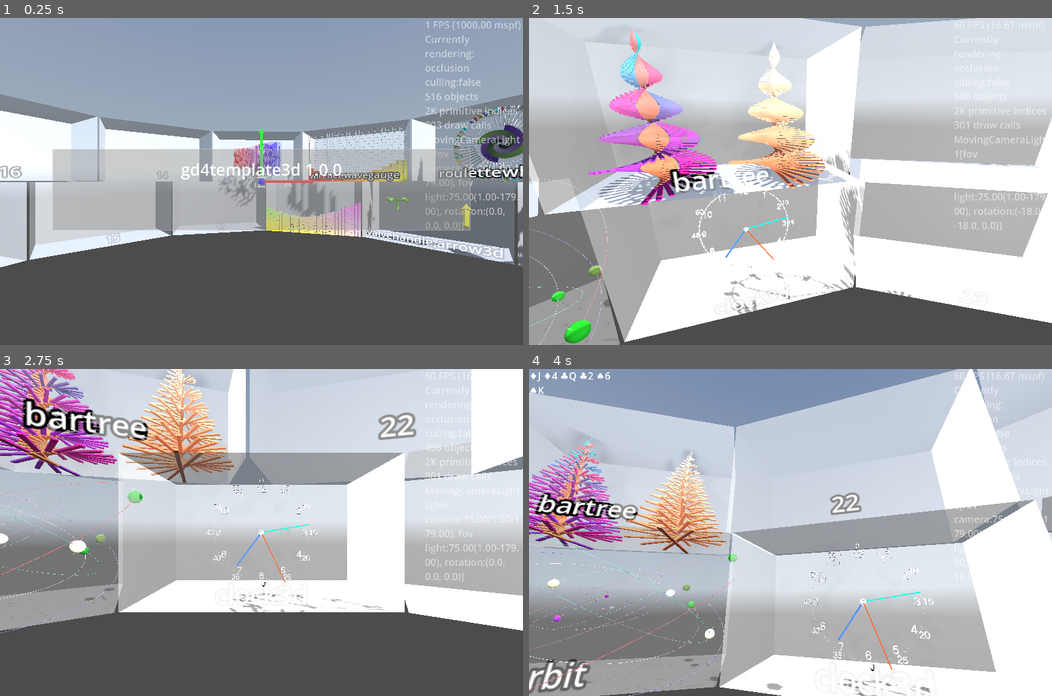
Above: before the commit, frames 1-4 (two rows, left to right).
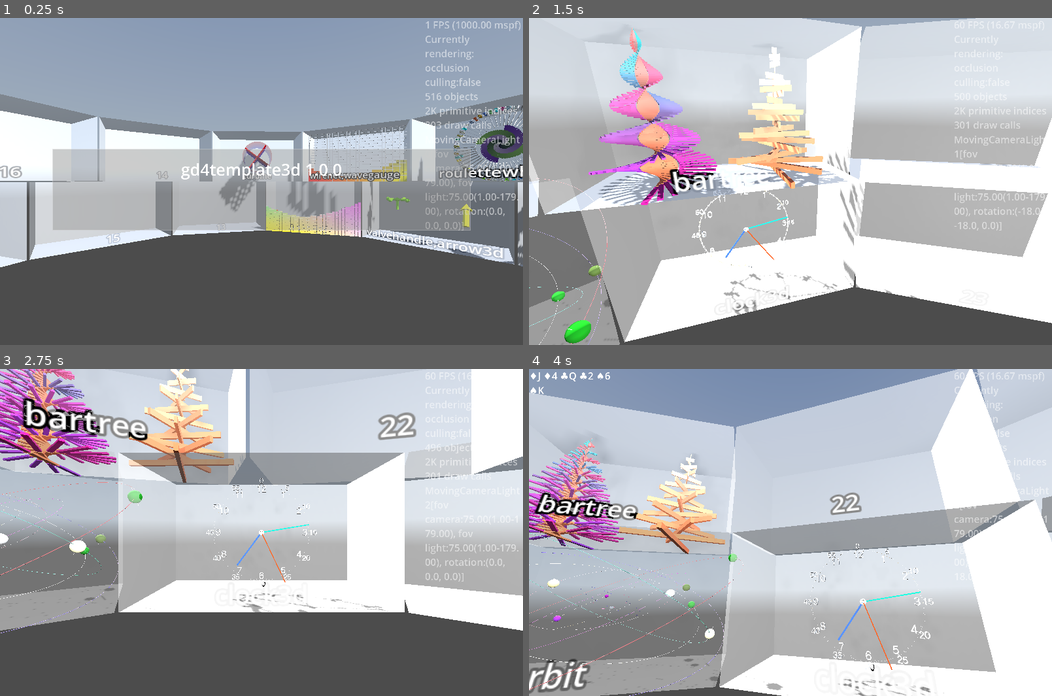
Above: after the commit, the same moments.

Repository: kasworld/gd4template3d
Game: Godot game, scene res://main.tscn
Same seed, same stepped clock (60 frames per second), same inputs: the game is played once before the commit and once after it. A sky picture missing from this copy of the repository is replaced by a grey-blue gradient.
Inputs (mouse positions are in pixels of both pictures, inside the frame that each line leads up to):
- Up to frame 1 (0.25 s): no input
- Up to frame 2 (1.5 s): tap Enter at 0.5 s; move the mouse to (905, 165) at 0.52 s; hold Right 0.53-1.28 s; tap Q at 0.6 s; click (905, 165) at 0.67 s; move the mouse to (685, 197) at 1.27 s; hold Down from 1.28 s (still down); tap E at 1.35 s
- Up to frame 3 (2.75 s): move the mouse to (313, 460) at 2.02 s; release Down at 2.03 s; hold Right from 2.03 s (still down); tap Enter at 2.1 s
- Up to frame 4 (4 s): move the mouse to (764, 597) at 2.77 s; release Right at 2.78 s; hold Up 2.78-3.53 s; tap Q at 2.85 s; click (764, 597) at 2.92 s; move the mouse to (947, 581) at 3.52 s; hold Left from 3.53 s (still down); tap E at 3.6 s

The runs differ from the first frame. In frame 1, 1.1% of the frame differs, in the area x 41-61%, y 33-60%; in frame 2, 4.0%; in frame 3, 5.5%, in the area x 0-59%, y 0-81%; in frame 4, 4.3%.

Commit message:
WIP update Turbine

Diff:
--- a/main.gd
+++ b/main.gd
@@ -67,7 +67,7 @@
 	$OmniLight3D.position = Vector3(0,0,WorldSize.length())
 	$OmniLight3D.omni_range = WorldSize.length()*2
 	$MovingCameraLightAround.set_center_pos_far( Vector3.ZERO, Vector3(0, 0, WorldSize.z), WorldSize.length()*3)
-	$AxisArrow3D.set_colors().set_size(WorldSize.length()/10)
+	$AxisArrow3D.set_colors().set_size(WorldSize.length()/20)
 
 	glass_cabinet_demo()
 	bartree_demo(glass_cabinet_list[0], "bartree")
@@ -107,24 +107,26 @@
 		gc.set_label_text("%d" % i).show_label(true)
 		glass_cabinet_list.append(gc)
 
-var turbine_list :Array
+var turbine :Turbine
 func turbine_demo(glasscabinet :GlassCabinet, labeltext :String = "") -> void:
 	if labeltext != "":
 		glasscabinet.set_label_text(labeltext)
-	var r:= WorldSize.z / 3
-	for i in range(-20,21):
-		var co := Color( Color.RED.lerp(Color.BLUE, float(i+20)/40.0) , 0.5)
-		var rr := r*(sin(float(i)/30.0*PI)/4 +1.0)
-		var tb :Turbine = preload("res://turbine/turbine.tscn").instantiate().init(rr,1,4,co)
-		tb.position = Vector3(i *2.2,0,0)
-		tb.rotation.y = PI/2
-		glasscabinet.add_child(tb)
-		turbine_list.append(tb)
+	turbine = preload("res://turbine/turbine.tscn").instantiate(
+		).init(40,WorldSize.z / 3, 2, 4, Color.BLUE, Color.RED)
+	glasscabinet.add_child(turbine)
+	#var r:= WorldSize.z / 3
+	#for i in range(-20,21):
+		#var co := Color( Color.RED.lerp(Color.BLUE, float(i+20)/40.0) , 0.5)
+		#var rr := r*(sin(float(i)/30.0*PI)/4 +1.0)
+		#var tb :Turbine = preload("res://turbine/turbine.tscn").instantiate().init(rr,1,4,co)
+		#tb.position = Vector3(i *2.2,0,0)
+		#tb.rotation.y = PI/2
+		#glasscabinet.add_child(tb)
+		#turbine_list.append(tb)
 func turbine_rotate() -> void:
 	var t := Time.get_unix_time_from_system()
 	var rad := fposmod(t , PI*2)
-	for i in turbine_list.size():
-		turbine_list[i].rotation.z = (rad+float(i)/10) / 1
+	turbine.rotation.z = rad
 
 
 var colorlist_dark :Array = NamedColorList.filter_to_colorlist(NamedColorList.make_dark_color_list())
@@ -347,8 +349,8 @@
 	if labeltext != "":
 		glasscabinet.set_label_text(labeltext)
 	var tree_size := Vector3(WorldSize.z/3, WorldSize.y, WorldSize.z / 30)
-	make_tree3(randi_range(1,7), glasscabinet, tree_size, randi_range(10,100), Vector3(-WorldSize.x/4,-WorldSize.y/2,0))
-	make_tree3(randi_range(1,7), glasscabinet, tree_size, randi_range(10,100), Vector3(WorldSize.x/4,-WorldSize.y/2,0))
+	make_tree3(randi_range(1,7), glasscabinet, tree_size, randi_range(20,100), Vector3(-WorldSize.x/4,-WorldSize.y/2,0))
+	make_tree3(randi_range(1,7), glasscabinet, tree_size, randi_range(20,100), Vector3(WorldSize.x/4,-WorldSize.y/2,0))
 func make_tree3(make_flag:int, glasscabinet :GlassCabinet, tree_size :Vector3, bar_count :int, pos :Vector3) -> void:
 	if make_flag & (1<<0) != 0: # add left side
 		make_tree(glasscabinet, tree_size, bar_count, 2.0, pos)
--- a/main.tscn
+++ b/main.tscn
@@ -79,6 +79,7 @@
 one_shot = true
 
 [node name="AxisArrow3D" parent="." instance=ExtResource("5_7mycd")]
+visible = false
 
 [node name="GlassCabinetContainer1" type="Node3D" parent="."]
 
--- a/turbine/turbine.gd
+++ b/turbine/turbine.gd
@@ -1,20 +1,50 @@
 extends Node3D
 class_name Turbine
 
-func init(r :float, w :float, arm :int, co :Color) -> Turbine:
-	날개만들기(r, 0.01, 0.99, w, arm, co)
-	#spoke.rotate_y(PI/2)
+func init(count :int, radius :float, ring_width :float, arm_count :int, co1 :Color, co2 :Color) -> Turbine:
+	var blades :MultiMeshShape = preload("res://multi_mesh_shape/multi_mesh_shape.tscn").instantiate()
 
-	$Reel.mesh.material.albedo_color = co
-	$Reel.mesh.inner_radius = r*0.99
-	$Reel.mesh.outer_radius = r
-	$Reel.scale = Vector3(1,8,1)
-	#$Reel.mesh.top_radius = r
-	#$Reel.mesh.bottom_radius = $Reel.mesh.top_radius
-	#$Reel.mesh.height = w
-	#$Reel.mesh.radial_segments = 64
-	$Reel.rotate_x(PI/2)
+	var rings_out:= make_rings(count,radius,ring_width, false)
+	var rings_in:= make_rings(count,radius,ring_width, true)
+	var blade_mesh := BoxMesh.new()
+	blade_mesh.size = Vector3(radius, ring_width/10, ring_width )
+	blades.init_with_alpha(blade_mesh, count*arm_count)
+	add_child(blades)
+	for i in count:
+		var rate := float(i)/float(count-1)
+		var co := co1.lerp(co2, rate)
+		rings_out.set_inst_color(i,co)
+		rings_in.set_inst_color(i,co)
+		var ring_pos := Vector3(0,0,-count*ring_width/2 + i*ring_width)
+		rings_out.set_inst_position(i,ring_pos)
+		rings_out.set_inst_rotation(i, Vector3.RIGHT, PI/2)
+		rings_in.set_inst_position(i,ring_pos)
+		rings_in.set_inst_rotation(i, Vector3.RIGHT, PI/2)
+
+		var cell각도 := 2.0*PI / arm_count
+		for j in arm_count:
+			var rad := cell각도 *j + cell각도/2
+			blades.set_inst_rotation(i*arm_count+j, Vector3.BACK, rad)
+			blades.set_inst_rotation(i*arm_count+j, Vector3.LEFT, PI/10)
+			blades.set_inst_position(i*arm_count+j, Vector3(cos(rad) *radius/2,sin(rad) *radius/2, ring_pos.z) )
+			blades.set_inst_color(i*arm_count+j, co)
+
+
 	return self
+
+func make_rings(count :int, radius :float, ring_width :float, flip_faces :bool) -> MultiMeshShape:
+	var rings :MultiMeshShape = preload("res://multi_mesh_shape/multi_mesh_shape.tscn").instantiate()
+	var ring_mesh := CylinderMesh.new()
+	ring_mesh.cap_bottom = false
+	ring_mesh.cap_top = false
+	ring_mesh.top_radius = radius
+	ring_mesh.bottom_radius = radius
+	ring_mesh.height = ring_width
+	ring_mesh.flip_faces = flip_faces
+	rings.init_with_alpha(ring_mesh, count,0.9)
+	add_child(rings)
+	return rings
+
 
 func 날개만들기(r :float, start:float, end:float, depth :float, count :int, co :Color ) -> void:
 	var 구분선 := BoxMesh.new()
--- a/turbine/turbine.tscn
+++ b/turbine/turbine.tscn
@@ -1,24 +1,6 @@
-[gd_scene load_steps=6 format=3 uid="uid://dkx5y3mqpfeh8"]
+[gd_scene load_steps=2 format=3 uid="uid://dkx5y3mqpfeh8"]
 
 [ext_resource type="Script" uid="uid://cks7j0itum0fw" path="res://turbine/turbine.gd" id="1_4ihrl"]
-[ext_resource type="PackedScene" uid="uid://cfnbpemvoy1i6" path="res://multi_mesh_shape/multi_mesh_shape.tscn" id="2_te6su"]
-
-[sub_resource type="StandardMaterial3D" id="StandardMaterial3D_4ihrl"]
-resource_local_to_scene = true
-transparency = 1
-
-[sub_resource type="TorusMesh" id="TorusMesh_te6su"]
-resource_local_to_scene = true
-material = SubResource("StandardMaterial3D_4ihrl")
-
-[sub_resource type="MultiMesh" id="MultiMesh_myt8e"]
-resource_local_to_scene = true
 
 [node name="Turbine" type="Node3D"]
 script = ExtResource("1_4ihrl")
-
-[node name="Reel" type="MeshInstance3D" parent="."]
-mesh = SubResource("TorusMesh_te6su")
-
-[node name="날개들" parent="." instance=ExtResource("2_te6su")]
-multimesh = SubResource("MultiMesh_myt8e")
